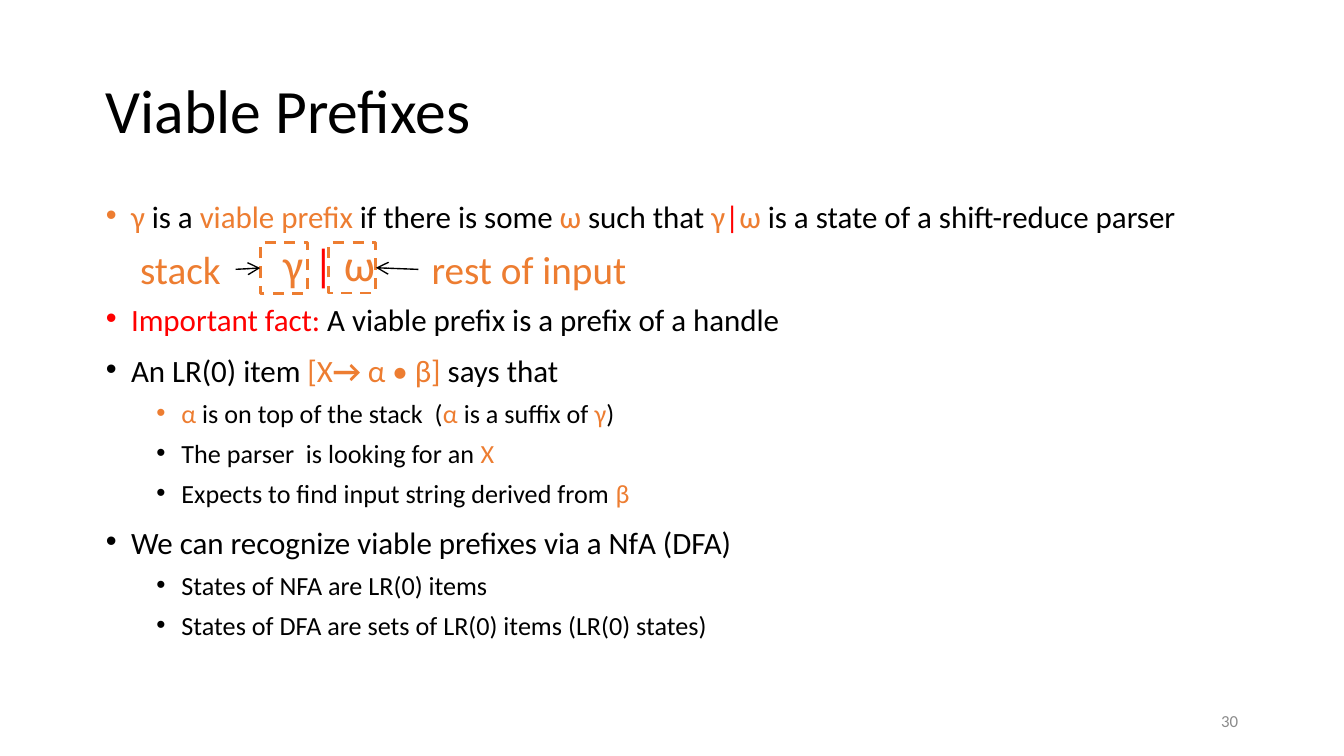
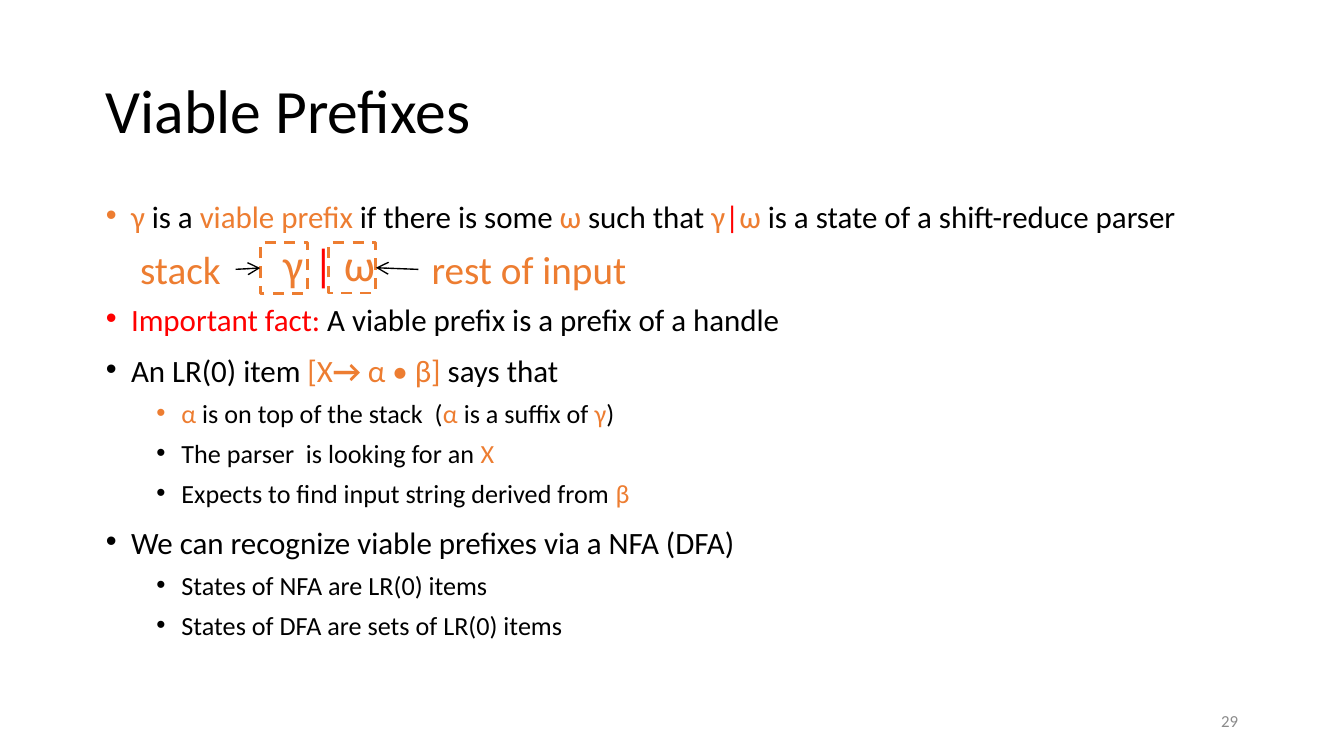
Before and after one commit to anoopsarkar/compilers-class, a slide deck: slide 29 of assets/ppt/parsing/lr2-lr_0-parsing.pptx (slide 30 before the commit). Drawn at 1344x756 pixels with LibreOffice and Linux fonts; fonts in the diff are those of the drawing. Boxes give left, top, right and bottom in pixels: in the first picture for what was removed or moved away, otherwise in the second. Text is boxed around its words. In the diff, an @@ line names an element or a change of style, - is before the commit and + after.

```diff
--- a/assets/ppt/parsing/lr2-lr_0-parsing.pptx
+++ b/assets/ppt/parsing/lr2-lr_0-parsing.pptx
@@ text at <box>131,531,734,560</box>: text changed @@
-• We can recognize viable prefixes via a NfA (DFA)
+• We can recognize viable prefixes via a NFA (DFA)
@@ text at <box>181,616,562,639</box>: text changed @@
-  • States of DFA are sets of LR(0) items (LR(0) states)
+  • States of DFA are sets of LR(0) items
@@ page number at <box>1221,716,1238,727</box>: text changed @@
-30
+29
```
Also in this commit, not shown: 17 other slides changed, 2 slides added, 2 slides removed, 3 other files.
